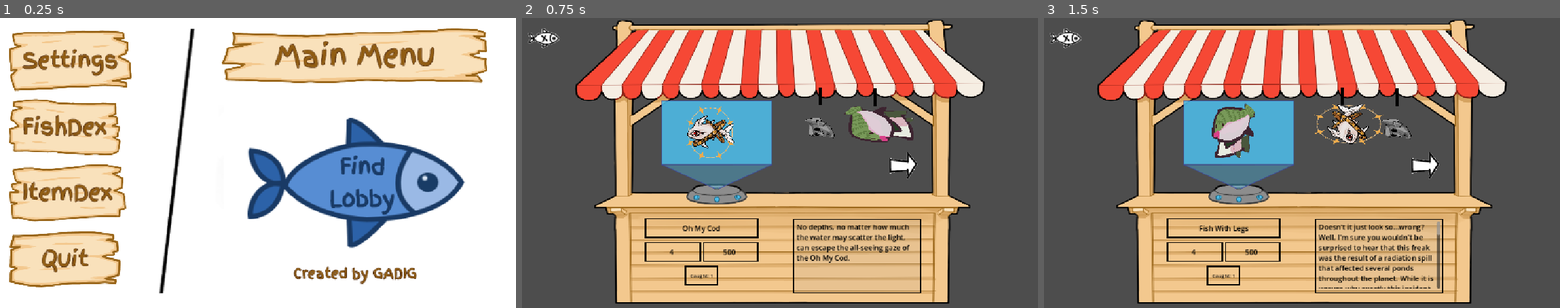
Above: before the commit, frames 1-3 (left to right).
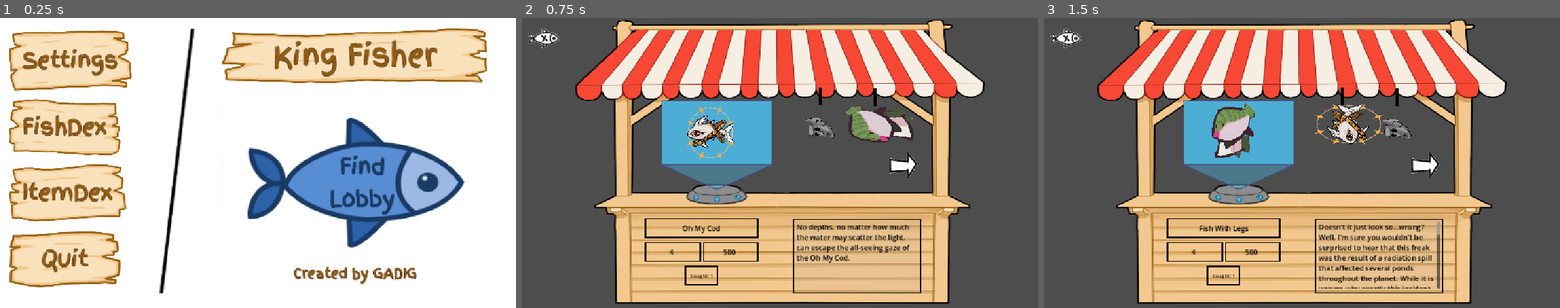
Above: after the commit, the same moments.

Repository: gmuGADIG/King-Fisher
Game: Godot game, scene res://ui/main_menu/main_menu.tscn
Same seed, same stepped clock (60 frames per second), same inputs: the game is played once before the commit and once after it. The engine's default icon, where the game draws it, is replaced by a stand-in: a white triangle on a blue panel in a dark square. Sound files missing from this copy of the repository are replaced by a short silence.
Inputs (mouse positions are in pixels of both pictures, inside the frame that each line leads up to):
- Up to frame 1 (0.25 s): no input
- Up to frame 2 (0.75 s): click "FishDex" at 0.5 s
- Up to frame 3 (1.5 s): click (1400, 122) at 1.27 s

The runs differ from the first frame. In frame 1, 1.5% of the frame differs, in the area x 53-85%, y 7-21%; in frame 2, nothing differs; in frame 3, nothing differs.

Commit message:
King Fisher

Diff:
--- a/ui/main_menu/main_menu.tscn
+++ b/ui/main_menu/main_menu.tscn
@@ -126,7 +126,7 @@
 layout_mode = 2
 size_flags_vertical = 2
 theme_type_variation = &"HeaderLarge"
-text = "Main Menu"
+text = "King Fisher"
 horizontal_alignment = 1
 
 [node name="FindLobbyBtn" type="Button" parent="MainMenuContainer/RightSide" unique_id=1934257107]
